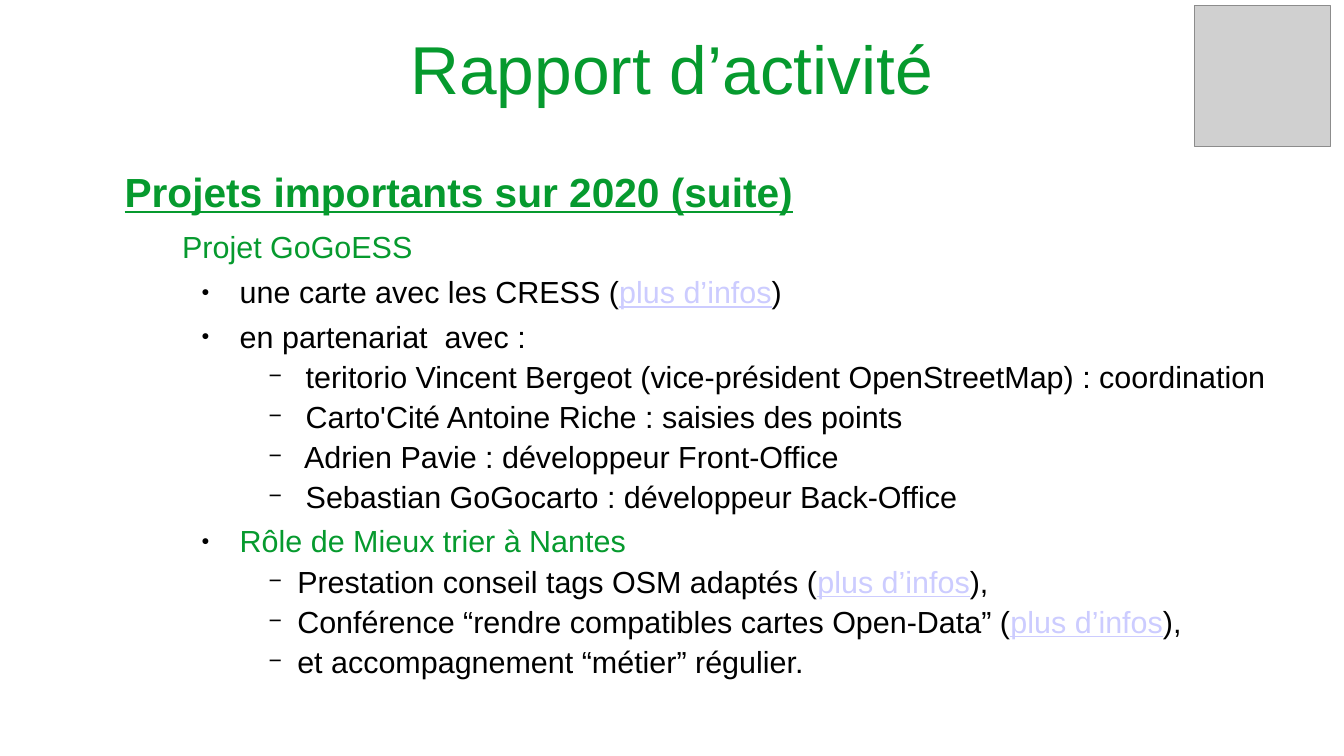
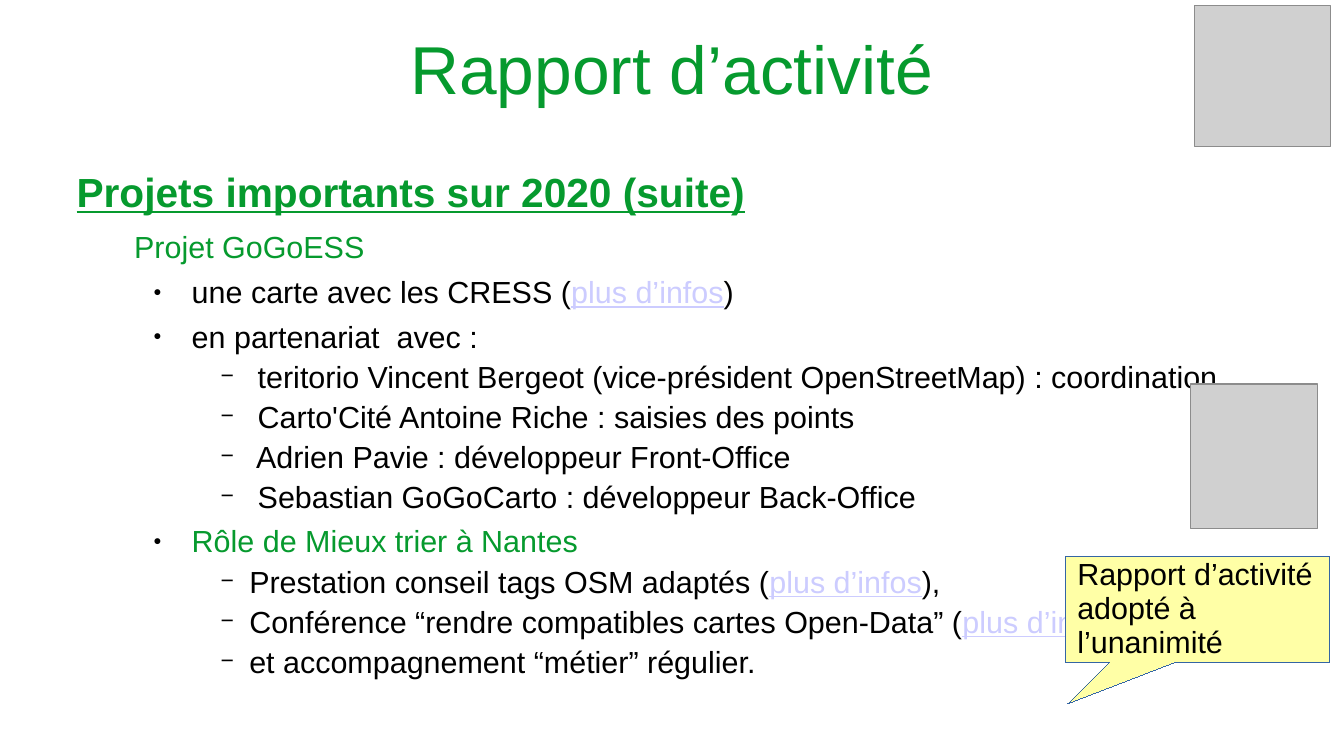
Before and after one commit to vivreanantes/VivreANantes_Complements, a slide deck: slide 5 of association/ag/MieuxTrierANantes_AGOrdinaire_2021.odp (slide 4 before the commit). Drawn at 1344x756 pixels with LibreOffice and Linux fonts; fonts in the diff are those of the drawing; grey boxes stand for pictures. Boxes give left, top, right and bottom in pixels: in the first picture for what was removed or moved away, otherwise in the second. Text is boxed around its words. In the diff, an @@ line names an element or a change of style, - is before the commit and + after.

```diff
--- a/association/ag/MieuxTrierANantes_AGOrdinaire_2021.odp
+++ b/association/ag/MieuxTrierANantes_AGOrdinaire_2021.odp
@@ text "Projets importants sur 2020 (suite)": place and size @@
-text "Projets importants sur 2020 (suite)" at [125,177,1265,678]
+text "Projets importants sur 2020 (suite)" at [77,177,1217,678]
@@ picture added at [1190,384,1317,528] @@
@@ text at [258,485,916,514]: text changed @@
-      − Sebastian GoGocarto : développeur Back-Office
+      − Sebastian GoGoCarto : développeur Back-Office
@@ speech box added at [1066,556,1329,662], fill #FFFFA6, outline #3465A4 0 pt, 18 pt, text #000000 @@
+Rapport d’activité
+adopté à
+l’unanimité
```
Also in this commit, not shown: 5 other slides changed, 4 slides added, 1 slide removed.
